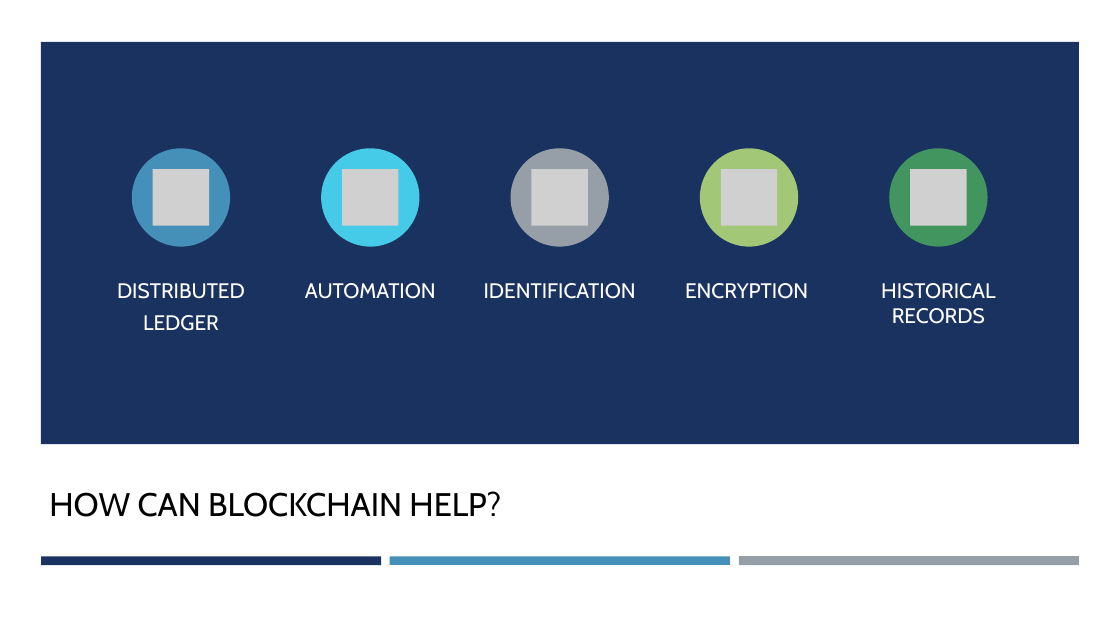
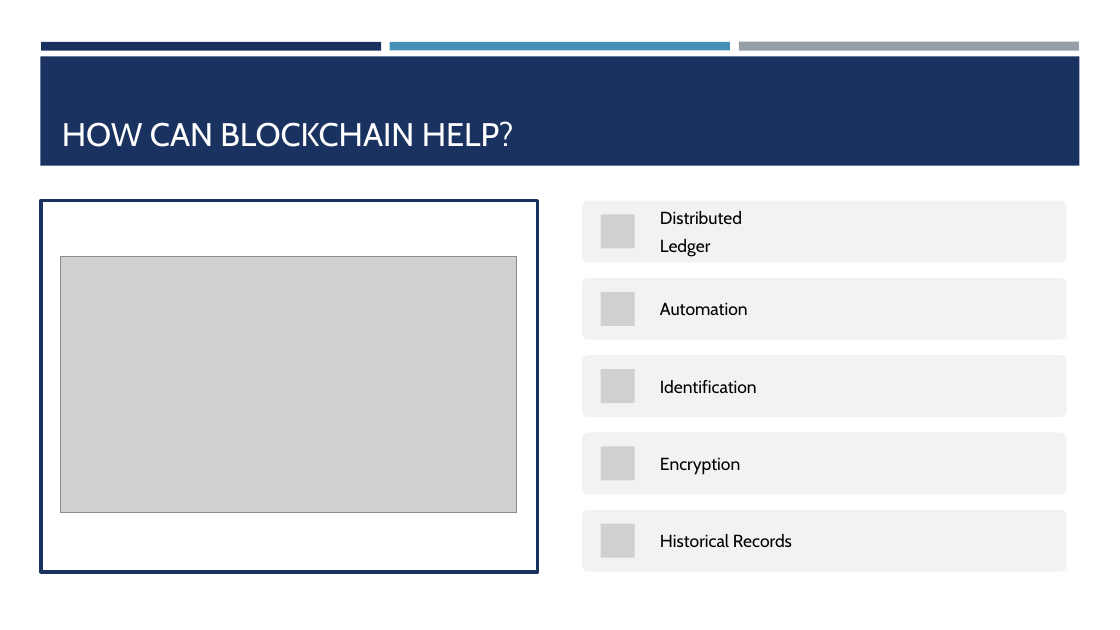
Before and after one commit to dlynes12/KYC-blockchain, a slide deck: slide 5 of Presentation .pptx. Drawn at 1120x630 pixels with LibreOffice and Linux fonts; fonts in the diff are those of the drawing; grey boxes stand for pictures. Boxes give left, top, right and bottom in pixels: in the first picture for what was removed or moved away, otherwise in the second. Text is boxed around its words. In the diff, an @@ line names an element or a change of style, - is before the commit and + after.

```diff
--- a/Presentation .pptx
+++ b/Presentation .pptx
@@ background gradient #757575 to #343434 to #FFFFFF @@
@@ rectangle removed at (0, 0, 1120, 630) @@
@@ rectangle added at (40, 56, 1080, 166), fill #1A3260 @@
@@ rectangle removed at (41, 42, 1080, 444) @@
@@ rectangle added at (41, 42, 381, 50), fill #1A3260 @@
@@ rectangle added at (390, 42, 730, 50), fill #4590B8 @@
@@ rectangle added at (739, 42, 1079, 51), fill #969FA7 @@
@@ title "HOW CAN BLOCKCHAIN HELP?": place and size @@
-title "HOW CAN BLOCKCHAIN HELP?" at (49, 491, 501, 517)
+title "HOW CAN BLOCKCHAIN HELP?" at (62, 121, 514, 147)
@@ title "HOW CAN BLOCKCHAIN HELP?" at (62, 121, 514, 147): text colour #000000 to #FFFFFF; vertical alignment middle to bottom @@
@@ group removed at (132, 149, 988, 247): 5 ellipses, 4 pictures @@
@@ rectangle added at (41, 200, 538, 571), fill #FFFFFF, outline #1A3260 3 pt @@
@@ picture: place and size @@
-picture at (153, 169, 209, 225)
+picture at (601, 214, 634, 248)
@@ text at (660, 211, 742, 256): text changed; size 18 to 15 pt; text colour #FFFFFF to #000000 @@
-DISTRIBUTED
-LEDGER
+Distributed
+Ledger
@@ picture added at (60, 256, 517, 513) @@
@@ text at (660, 302, 748, 315): text changed; size 18 to 15 pt; text colour #FFFFFF to #000000 @@
-AUTOMATION
+Automation
@@ text at (660, 380, 757, 394): text changed; size 18 to 15 pt; text colour #FFFFFF to #000000 @@
-IDENTIFICATION
+Identification
@@ text at (660, 457, 740, 475): text changed; size 18 to 15 pt; text colour #FFFFFF to #000000 @@
-ENCRYPTION
+Encryption
@@ group added at (582, 201, 1067, 572): 5 rounded rectangles, 4 pictures @@
@@ vertical alignment top to middle in 5 elements at (660, 211, 742, 256), (660, 302, 748, 315), (660, 380, 757, 394), (660, 457, 740, 475), (660, 534, 792, 548) @@
@@ text at (660, 534, 792, 548): text changed; size 18 to 15 pt; text colour #FFFFFF to #000000 @@
-HISTORICAL RECORDS
+Historical Records
@@ rectangle removed at (41, 556, 381, 565) @@
@@ rectangle removed at (390, 556, 730, 565) @@
@@ rectangle removed at (739, 556, 1079, 565) @@
```
Also in this commit, not shown: 1 other slide changed.
